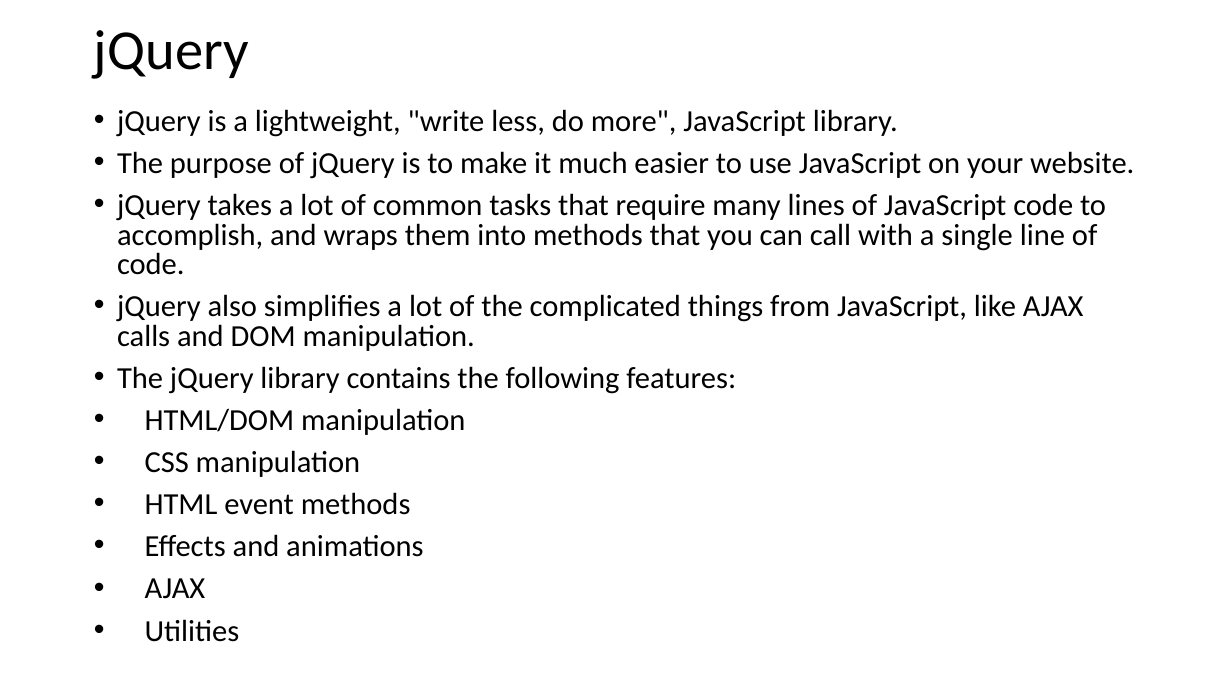
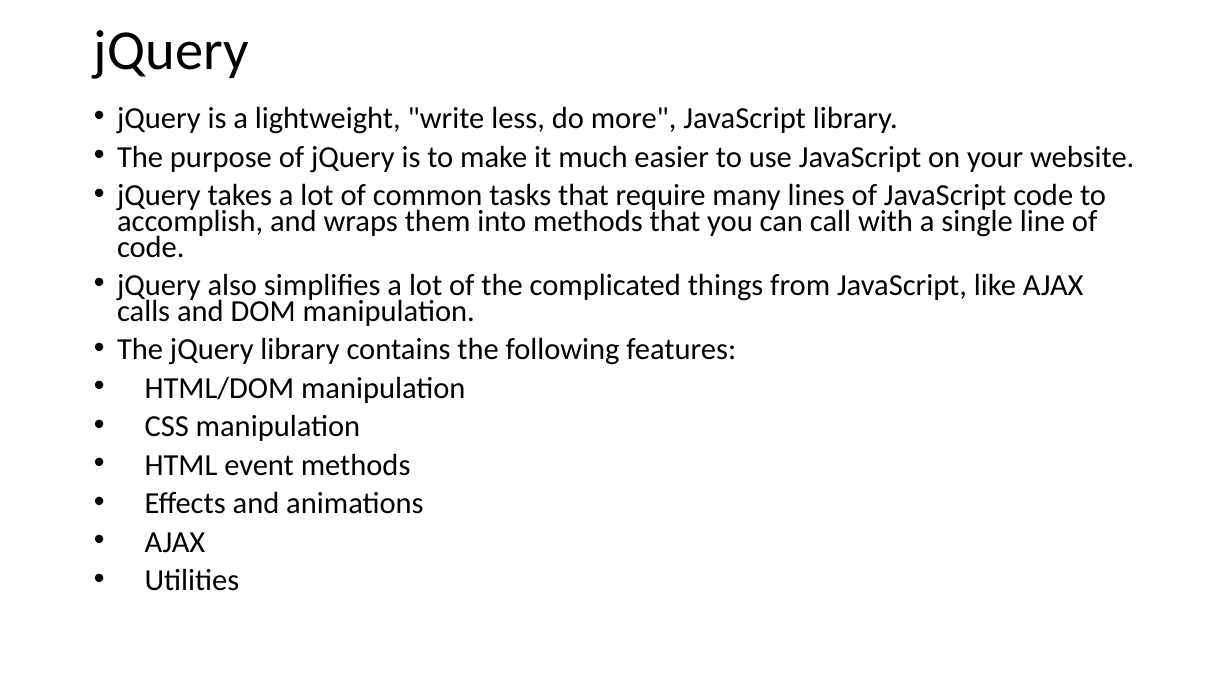
Before and after one commit to Khushi130404/Web-Lab, a slide deck: slide 2 of bwp_study/jQuery.pptx. Drawn at 1232x693 pixels with LibreOffice and Linux fonts; fonts in the diff are those of the drawing. Boxes give left, top, right and bottom in pixels: in the first picture for what was removed or moved away, otherwise in the second. Text is boxed around its words. In the diff, an @@ line names an element or a change of style, - is before the commit and + after.

```diff
--- a/bwp_study/jQuery.pptx
+++ b/bwp_study/jQuery.pptx
@@ text "jQuery is a lightweight, "write ..." at (117, 106, 1134, 591): line spacing 0.8 to 0.7 @@
```
Also in this commit, not shown: 2 other slides changed, 6 other files.
